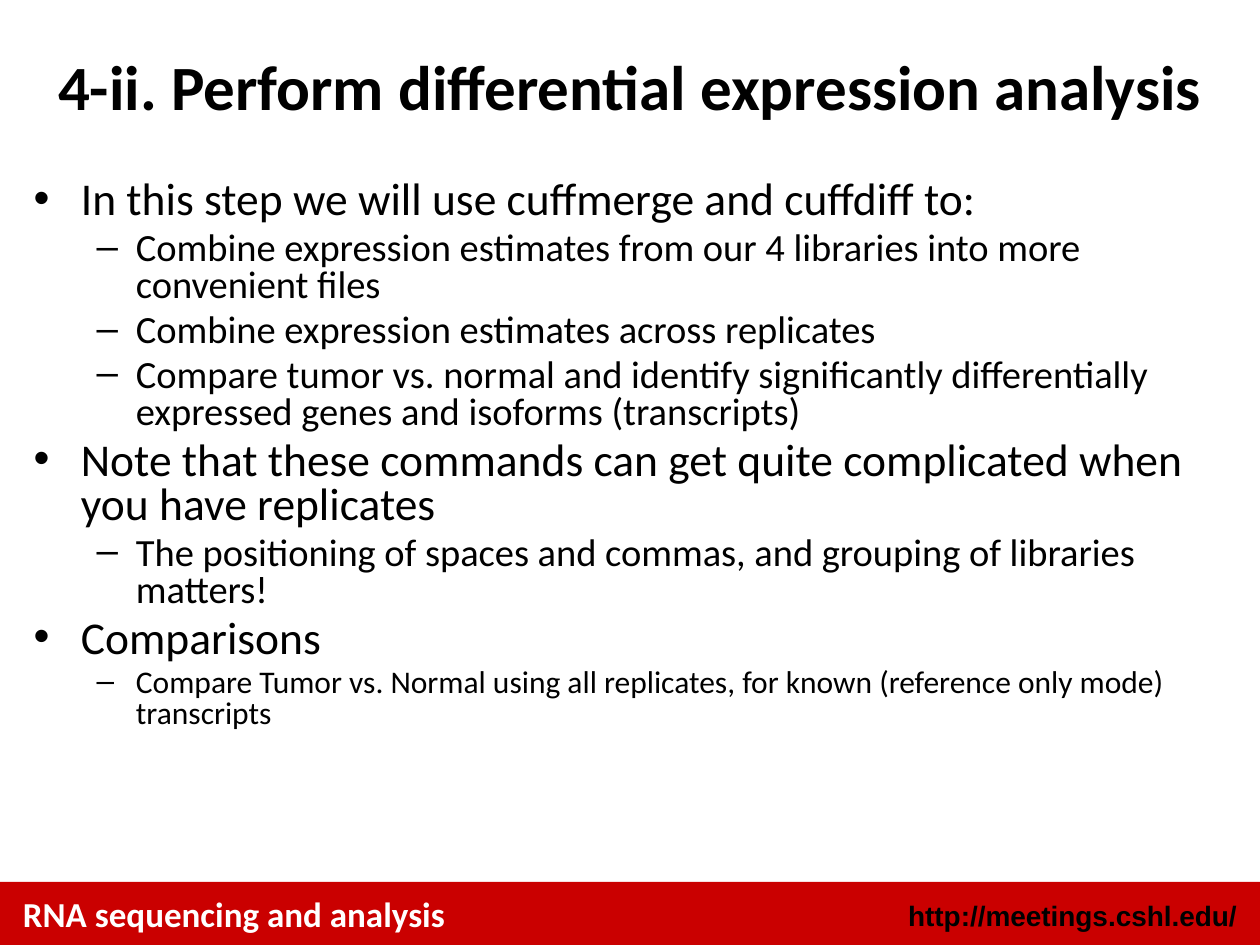
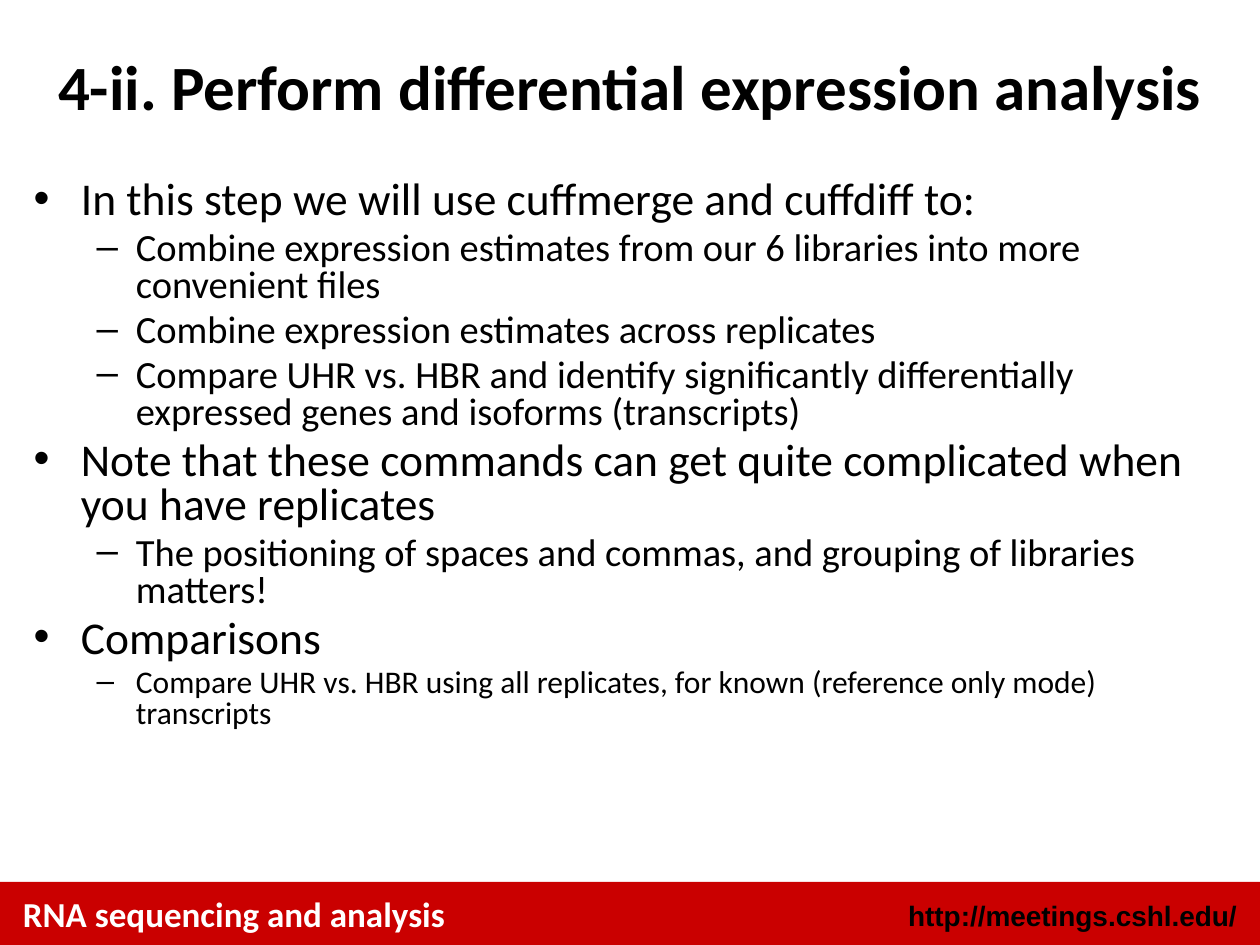
Before and after one commit to griffithlab/rnaseq_tutorial_wiki, a slide deck: slide 6 of LectureFiles/cshl/2014/RNASeq_Module4_Tutorial.pptx. Drawn at 1260x945 pixels with LibreOffice and Linux fonts; fonts in the diff are those of the drawing. Boxes give left, top, right and bottom in pixels: in the first picture for what was removed or moved away, otherwise in the second. Text is boxed around its words. In the diff, an @@ line names an element or a change of style, - is before the commit and + after.

Commit message:
removing more references to old sample names

```diff
--- a/LectureFiles/cshl/2014/RNASeq_Module4_Tutorial.pptx
+++ b/LectureFiles/cshl/2014/RNASeq_Module4_Tutorial.pptx
@@ text at bbox=[136, 234, 1080, 299]: text changed @@
-  – Combine expression estimates from our 4 libraries into more convenient files
+  – Combine expression estimates from our 6 libraries into more convenient files
@@ text at bbox=[136, 361, 1073, 432]: text changed @@
-  – Compare tumor vs. normal and identify significantly differentially expressed genes and isoforms (transcripts)
+  – Compare UHR vs. HBR and identify significantly differentially expressed genes and isoforms (transcripts)
@@ text at bbox=[136, 670, 1095, 729]: text changed @@
-  – Compare Tumor vs. Normal using all replicates, for known (reference only mode) transcripts
+  – Compare UHR vs. HBR using all replicates, for known (reference only mode) transcripts
```
Also in this commit, not shown: 1 other file.
